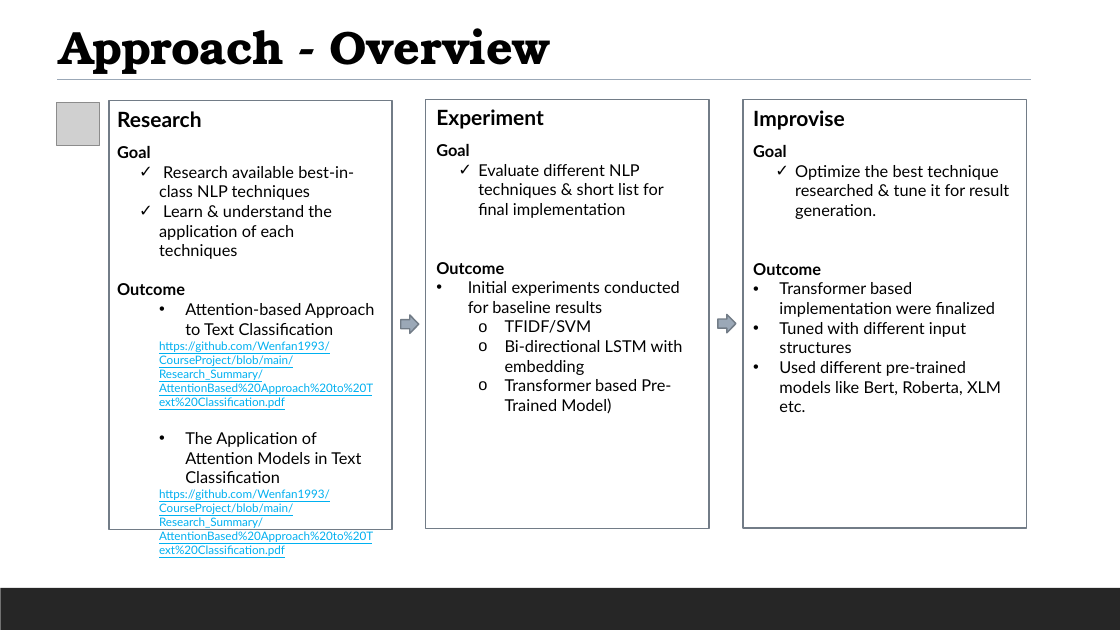
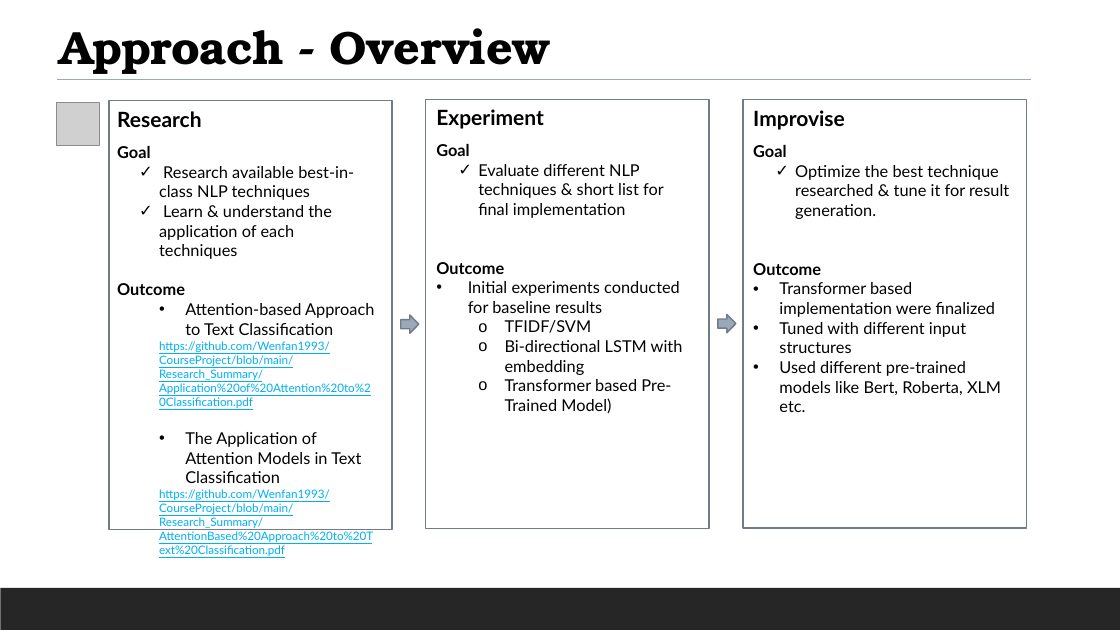
Before and after one commit to Wenfan1993/CourseProject, a slide deck: slide 4 of Text Classification Competition – Attention-based Transformers.pptx. Drawn at 1120x630 pixels with LibreOffice and Linux fonts; fonts in the diff are those of the drawing; grey boxes stand for pictures. Boxes give left, top, right and bottom in pixels: in the first picture for what was removed or moved away, otherwise in the second. Text is boxed around its words. In the diff, an @@ line names an element or a change of style, - is before the commit and + after.

Commit message:
update research outcome

```diff
--- a/Text Classification Competition – Attention-based Transformers.pptx
+++ b/Text Classification Competition – Attention-based Transformers.pptx
@@ text at (x1=159, y1=341, x2=371, y2=408): text changed @@
-  https://github.com/Wenfan1993/CourseProject/blob/main/Research_Summary/AttentionBased%20Approach%20to%20Text%20Classification.pdf
+  https://github.com/Wenfan1993/CourseProject/blob/main/Research_Summary/Application%20of%20Attention%20to%20Classification.pdf
```
